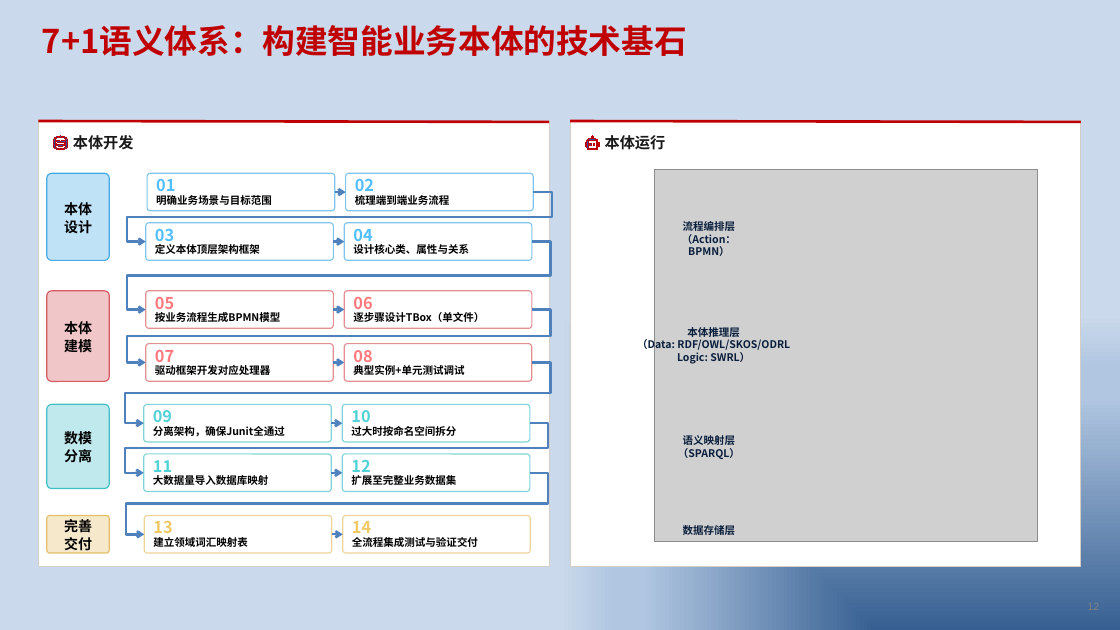
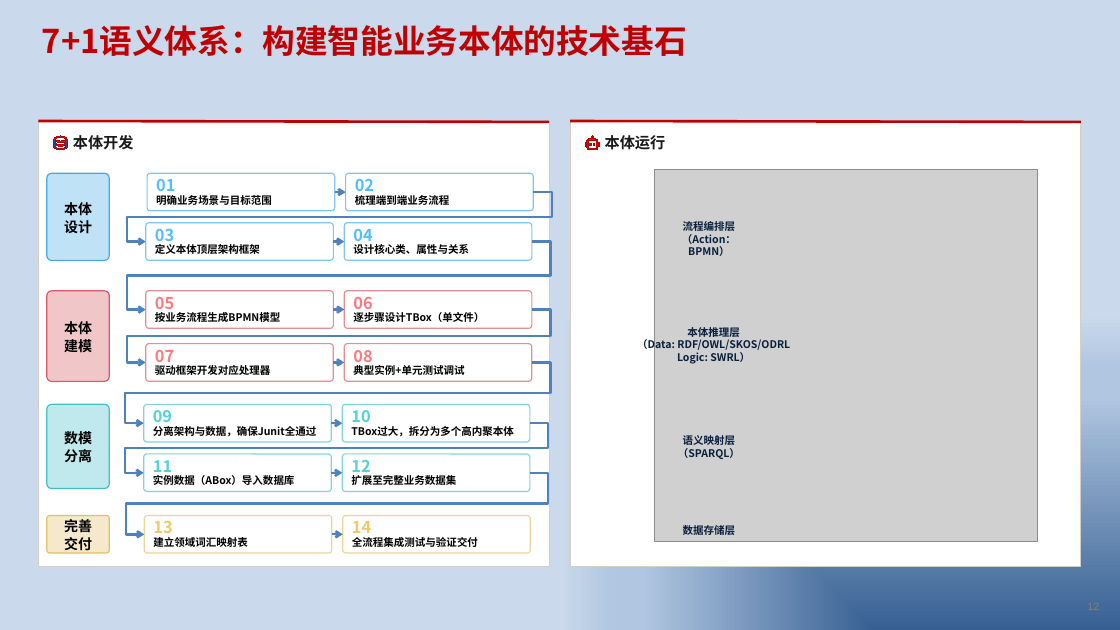
Before and after one commit to zhjunsea/Ontology, a slide deck: slide 12 of 本体应用设计.pptx. Drawn at 1120x630 pixels with LibreOffice and Linux fonts; fonts in the diff are those of the drawing; grey boxes stand for pictures; background and template pictures are left out. Boxes give left, top, right and bottom in pixels: in the first picture for what was removed or moved away, otherwise in the second. Text is boxed around its words. In the diff, an @@ line names an element or a change of style, - is before the commit and + after.

```diff
--- a/本体应用设计.pptx
+++ b/本体应用设计.pptx
@@ text at (153,426,316,436): text changed @@
-分离架构，确保Junit全通过
+分离架构与数据，确保Junit全通过
@@ text at (351,426,513,437): text changed @@
-过大时按命名空间拆分
+TBox过大，拆分为多个高内聚本体
@@ text at (153,475,295,485): text changed @@
-大数据量导入数据库映射
+实例数据（ABox）导入数据库
```
Also in this commit, not shown: 46 other files.
